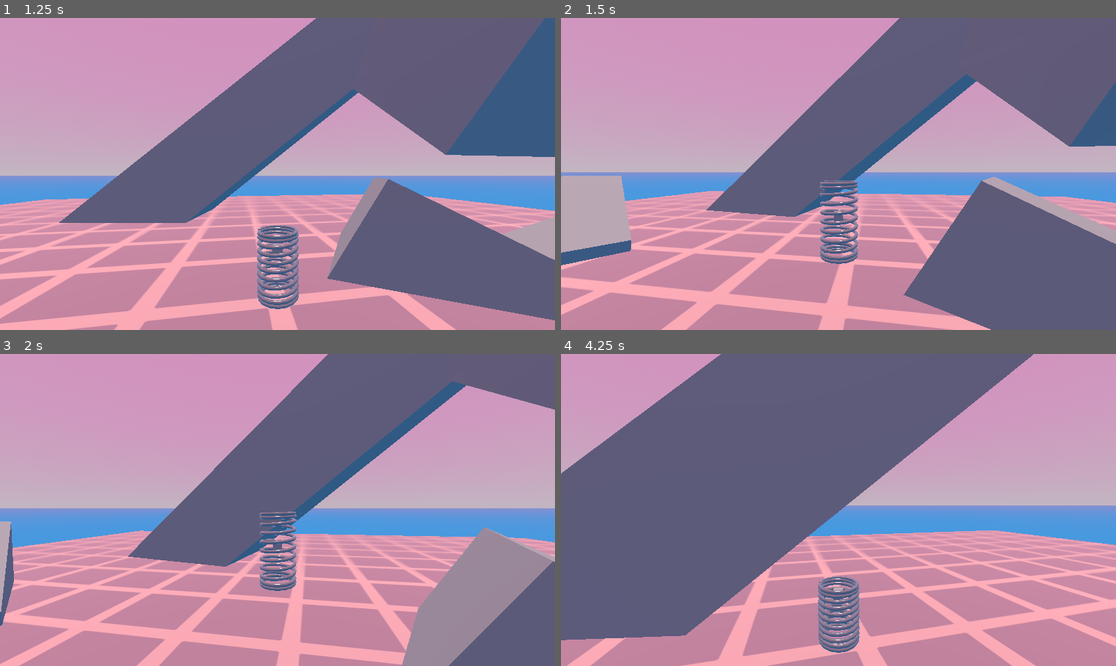
Above: before the commit, frames 1-4 (two rows, left to right).
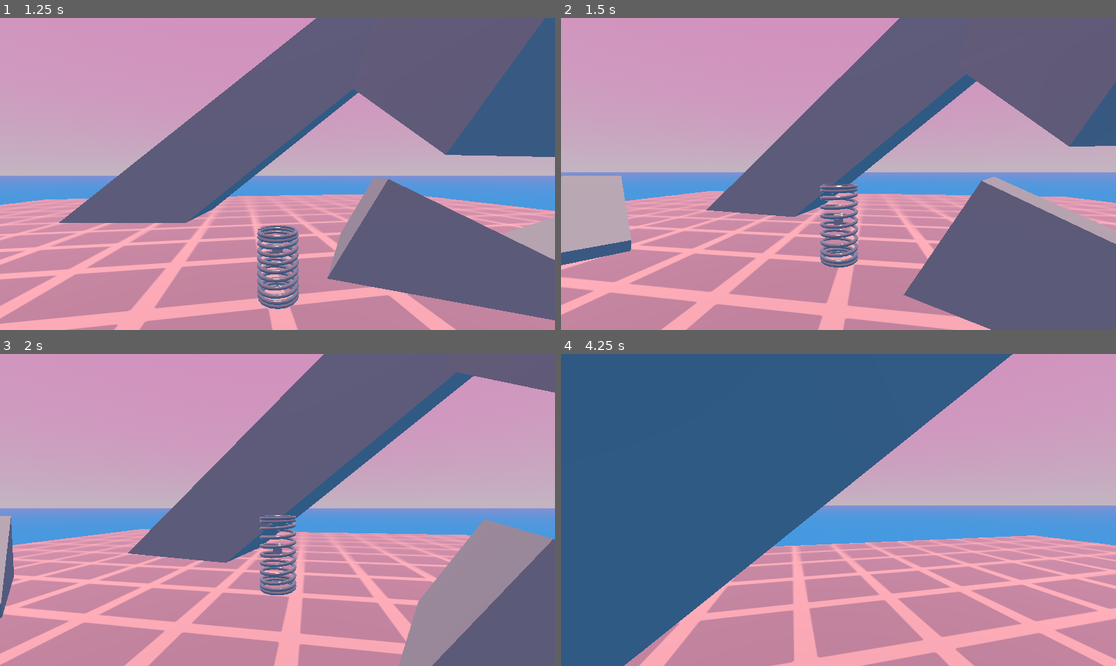
Above: after the commit, the same moments.

Repository: Althories/springstar
Game: Godot game, scene res://Scenes/Levels/main.tscn
The game is run twice, just before and just after one commit, with the same random seed, the same clock (stepped at 60 frames per second) and the same inputs.
Inputs (mouse positions are in pixels of both pictures, inside the frame that each line leads up to):
- Up to frame 1 (1.25 s): move the mouse to (305, 174) at 0.52 s; press the mouse at (305, 174) at 0.53 s; hold W (move_forward) from 0.53 s (still down); tap Space (jump) at 0.77 s
- Up to frame 2 (1.5 s): keep holding W (move_forward); move the mouse to (810, 174) at 1.27 s; release the mouse at (810, 174) at 1.28 s; click (810, 174) at 1.35 s
- Up to frame 3 (2 s): keep holding W (move_forward); tap Space (jump) at 1.52 s
- Up to frame 4 (4.25 s): keep holding W (move_forward); move the mouse to (849, 503) at 2.02 s; press the mouse at (849, 503) at 2.03 s; move the mouse to (832, 516) at 2.77 s; release the mouse at (832, 516) at 2.78 s; click (832, 516) at 2.85 s; tap Space (jump) at 3.02, 3.77 s; move the mouse to (877, 513) at 3.52 s; press the mouse at (877, 513) at 3.53 s

Frame 1 is identical in both runs. In frame 2, 1.4% of the frame differs, in the area x 46-54%, y 52-80%; in frame 3, 17%; in frame 4, 64%, in the area x 0-100%, y 0-100%.

Commit message:
Tweaked some values

Diff:
--- a/Scripts/SpringCharacter/spring_script.gd
+++ b/Scripts/SpringCharacter/spring_script.gd
@@ -1,7 +1,7 @@
 extends CharacterBody3D
 
 const GROUND_SPEED = 6.0							# Speed of spring in ground bounce
-const GROUND_BOUNCE_IMPULSE = 4.5					# y velocity impulse for bounce in ground bounce
+const GROUND_BOUNCE_IMPULSE = 4.0					# y velocity impulse for bounce in ground bounce
 const CHARGE_JUMP_IMPULSE = 2.0
 const AIM_VERTICAL_OFFSET = 0.2						# For charge jump vector
 const AIM_VERTICAL_MINIMUM = 0.2					# For charge jump vector
@@ -9,7 +9,7 @@
 const CHARGE_JUMP_POWER_MAX = 18.0					# Accumulated velocity cap for charge
 const CAMERA_VERTICAL_OFFSET = 1.0
 const CAMERA_INTERPOLATION_WEIGHT = 0.1
-const CAMERA_VERTICAL_MOVEMENT_DEADZONE = 1.2
+const CAMERA_VERTICAL_MOVEMENT_DEADZONE = 1.4
 
 @onready var camPivot: Node3D = $CamPivot
 @onready var animationPlayer: AnimationPlayer = $SpringAnimation
@@ -114,8 +114,8 @@
 	velocity.y = dir_floor_influenced.y + GROUND_BOUNCE_IMPULSE
 
 func move_camera() -> void:
-	'''Uses lerp to move the camera. The camera will only fall if the spring falls more than 1.2 units from
-	the peak of its height. This number is just large enough to keep the camera steady during idle bounce.
+	'''Uses lerp to move the camera. The camera will only fall if the spring falls more than a certain
+	distance from the peak of its height.
 	!! If Spring is on Collision Layer 1, the SpringArm3D gets confused and starts clipping the spring.
 	I suspect slerp is behind this.'''
 	# raise camera target if player rises higher than it was
